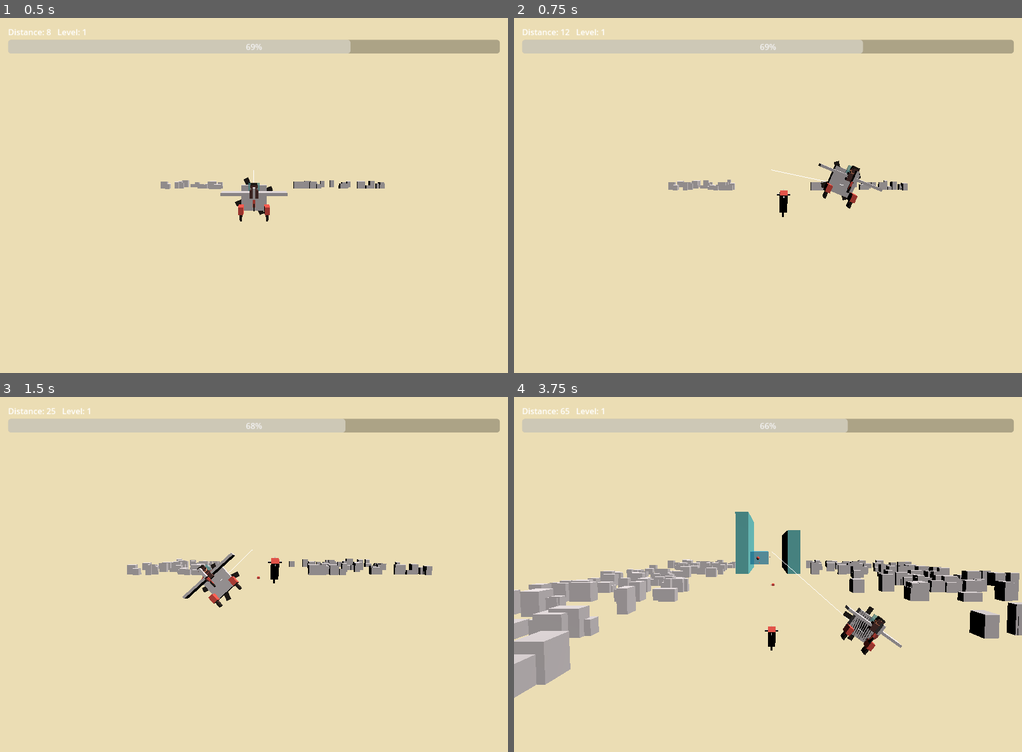
Above: before the commit, frames 1-4 (two rows, left to right).
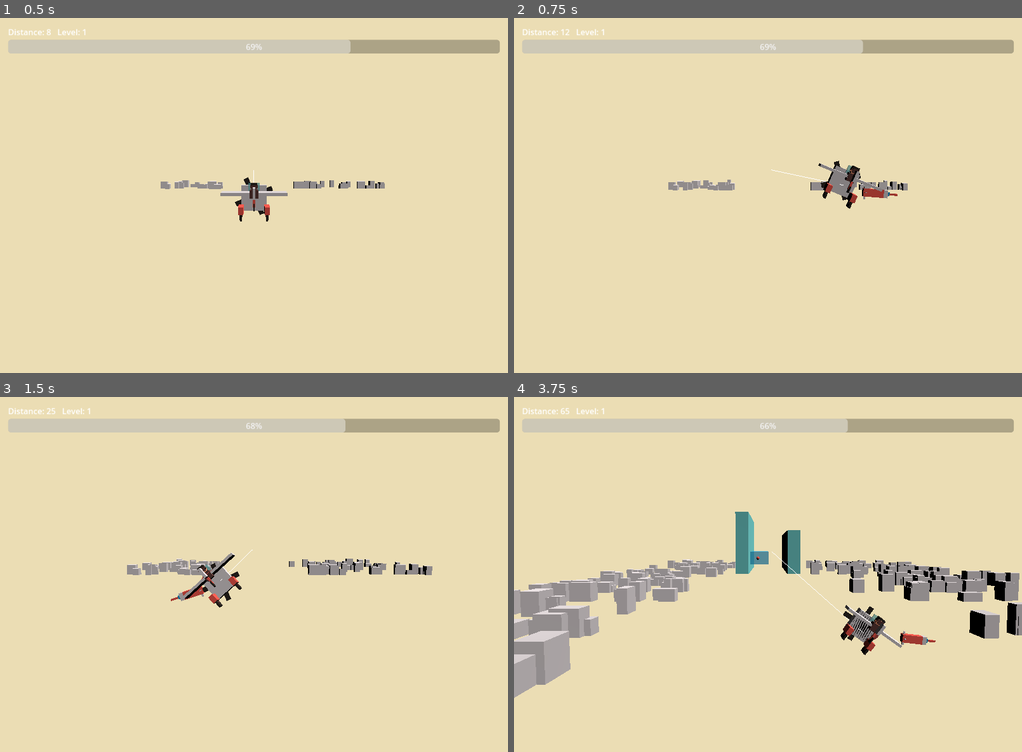
Above: after the commit, the same moments.

Repository: weathermanho/supercent
Game: Godot game, scene res://scenes/Main.tscn
Two runs of this game, one before a commit and one after it. Both use one fixed random seed, a clock stepped at 60 frames per second and the inputs below.
Inputs (mouse positions are in pixels of both pictures, inside the frame that each line leads up to):
- Up to frame 1 (0.5 s): no input
- Up to frame 2 (0.75 s): move the mouse to (879, 177) at 0.52 s; hold Right mouse button (fire_missle) from 0.53 s (still down)
- Up to frame 3 (1.5 s): move the mouse to (152, 592) at 1.27 s; release Right mouse button (fire_missle) at 1.28 s; right-click (152, 592) at 1.35 s
- Up to frame 4 (3.75 s): move the mouse to (818, 496) at 2.02 s; hold Right mouse button (fire_missle) 2.03-2.78 s; move the mouse to (742, 645) at 2.77 s; right-click (742, 645) at 2.85 s; move the mouse to (920, 627) at 3.52 s; hold Right mouse button (fire_missle) from 3.53 s (still down)

Frame 1 is identical in both runs. In frame 2, 0.2% of the frame differs, in the area x 51-76%, y 47-57%; in frame 3, 0.2%; in frame 4, 0.3%, in the area x 48-83%, y 45-72%.

Commit message:
feat(missile): weak homing + velocity inheritance + boost gravity

Diff:
--- a/godot_project/scripts/Main.gd
+++ b/godot_project/scripts/Main.gd
@@ -241,34 +241,52 @@
 # ----- Missiles --------------------------------------------------------------
 
 func _fire_missle() -> void:
-	var m := MissleScene.instantiate()
+	_spawn_missle(0.0)  # single straight shot — multi-fan added in weapon_stage branch later
+
+
+func _spawn_missle(yaw_offset_deg: float) -> void:
+	var m: Node3D = MissleScene.instantiate()
 	add_child(m); _missles.append(m)
-	# Fire from the plane's own position (matches the lock-circle's source).
 	m.position = airplane.position + Vector3(40.0, 0.0, 0.0)
-	# Pick a target: prefer a locked one (YZ within OVERLAP_TOLERANCE), else
-	# the nearest forward target. Missile homes on whatever it gets.
+
+	# Set scale per current weapon stage.
+	match GameConfig.weapon_stage:
+		1: m.missile_scale = GameConfig.missile_scale_stage1
+		2: m.missile_scale = GameConfig.missile_scale_stage2
+		_: m.missile_scale = GameConfig.missile_scale_stage3
+
+	# Aim direction: from plane to current world cursor target.
+	var aim: Vector3 = Vector3.RIGHT
+	var to_cursor: Vector3 = _get_world_cursor() - m.position
+	if to_cursor.length_squared() > 1.0:
+		aim = to_cursor.normalized()
+	# Tilt by yaw_offset (rotate around Y).
+	if absf(yaw_offset_deg) > 0.01:
+		aim = aim.rotated(Vector3.UP, deg_to_rad(yaw_offset_deg))
+
+	# Inherit plane velocity (the "throw" feel).
+	var forward_speed: float = GameConfig.missile_initial_forward_speed
+	var drop_speed: float = GameConfig.missile_initial_drop_speed
+	m.velocity = aim * forward_speed + Vector3.DOWN * drop_speed + airplane.estimated_velocity
+
+	# Target: lock-on only — no nearest fallback (handoff §부록C "완전 유도 금지").
 	m.target = _find_missle_target()
 
 
 func _find_missle_target() -> Node3D:
-	const LOCK_RADIUS := 18.0
+	var lock_radius: float = GameConfig.missile_lock_radius
 	var locked: Node3D = null
 	var locked_dist: float = INF
-	var nearest: Node3D = null
-	var nearest_x: float = INF
 	for t in _targets:
 		if t.position.x <= airplane.position.x:
 			continue
-		if t.position.x < nearest_x:
-			nearest_x = t.position.x
-			nearest = t
 		var dy: float = t.position.y - airplane.position.y
 		var dz: float = t.position.z - airplane.position.z
 		var d: float = sqrt(dy * dy + dz * dz)
-		if d < LOCK_RADIUS and d < locked_dist:
+		if d < lock_radius and d < locked_dist:
 			locked_dist = d
 			locked = t
-	return locked if locked != null else nearest
+	return locked  # may be null — missile then flies straight (with gravity)
 
 
 func _fly_missles(dt_ms: float) -> void:
--- a/godot_project/scripts/Missle.gd
+++ b/godot_project/scripts/Missle.gd
@@ -10,14 +10,8 @@
 ##      is reoriented every frame so the nose always faces the velocity
 ##      vector — this is what reads as "guided / heat-seeking".
 
-const SCALE := 0.4
-
-const DROP_DURATION := 0.3            # seconds before the booster ignites
-const INITIAL_FORWARD_SPEED := 120.0  # +X velocity at launch
-const INITIAL_DROP_SPEED := 60.0      # downward velocity at launch
-const GRAVITY := 500.0                # during drop phase only
-const BOOST_ACCEL := 4500.0           # how aggressively velocity bends to target
-const MAX_SPEED := 2200.0             # capped flight speed after booster
+## Per-instance scale; set by Main before adding child. Default = stage 1.
+var missile_scale: float = 0.4
 
 var velocity: Vector3 = Vector3.ZERO
 var target: Node3D = null
@@ -48,7 +42,11 @@
 	wing2.rotation.x = PI / 2.0
 	add_child(wing2)
 
-	velocity = Vector3(INITIAL_FORWARD_SPEED, -INITIAL_DROP_SPEED, 0.0)
+	# Initial velocity is set by Main._fire_missle() *before* this scene is added,
+	# via `m.velocity = ...`. Just normalize the orientation here.
+	if velocity.length_squared() < 0.01:
+		velocity = Vector3(GameConfig.missile_initial_forward_speed,
+						   -GameConfig.missile_initial_drop_speed, 0.0)
 	prev_position = position
 	_orient_to_velocity()
 
@@ -58,18 +56,19 @@
 	var delta: float = dt_ms / 1000.0
 	time_alive += delta
 
-	if time_alive < DROP_DURATION:
-		# Drop phase — gravity only, no homing yet.
-		velocity.y -= GRAVITY * delta
+	if time_alive < GameConfig.missile_drop_duration:
+		# Drop phase — strong gravity, no homing yet.
+		velocity.y -= GameConfig.missile_drop_gravity * delta
 	else:
-		# Booster + homing.
+		# Boost + (weak) homing + mild gravity.
 		var desired_dir: Vector3
 		if target != null and is_instance_valid(target):
 			desired_dir = (target.position - position).normalized()
 		else:
-			desired_dir = Vector3.RIGHT  # fallback: keep flying forward
-		var desired_velocity: Vector3 = desired_dir * MAX_SPEED
-		velocity = velocity.move_toward(desired_velocity, BOOST_ACCEL * delta)
+			desired_dir = velocity.normalized() if velocity.length_squared() > 0.01 else Vector3.RIGHT
+		var desired_velocity: Vector3 = desired_dir * GameConfig.missile_max_speed
+		velocity = velocity.move_toward(desired_velocity, GameConfig.missile_boost_accel * delta)
+		velocity.y -= GameConfig.missile_boost_gravity * delta  # keep gravity in boost
 
 	position += velocity * delta
 	_orient_to_velocity()
@@ -87,4 +86,4 @@
 	side = side.normalized()
 	var up: Vector3 = forward.cross(side).normalized()
 	# Basis columns are X, Y, Z axes in world space. Local +X = forward.
-	transform.basis = Basis(forward, up, side).scaled(Vector3(SCALE, SCALE, SCALE))
+	transform.basis = Basis(forward, up, side).scaled(Vector3(missile_scale, missile_scale, missile_scale))
